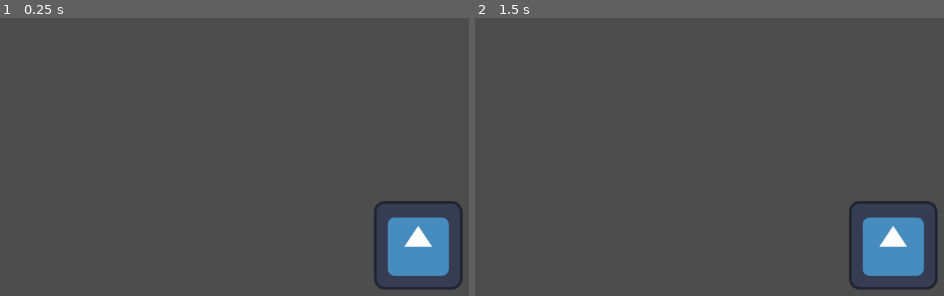
Above: before the commit, frames 1-2 (left to right).
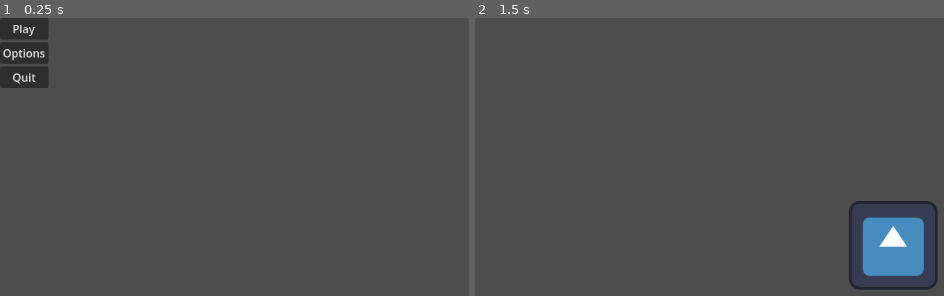
Above: after the commit, the same moments.

Repository: MrCenji/godotproject
Game: Godot game, scene res://mainmenu.tscn
Two runs of this game, one before a commit and one after it. Both use one fixed random seed, a clock stepped at 60 frames per second and the inputs below. Before the commit the project starts from res://node_2d.tscn. The engine's default icon, where the game draws it, is replaced by a stand-in: a white triangle on a blue panel in a dark square.
Inputs (mouse positions are in pixels of both pictures, inside the frame that each line leads up to):
- Up to frame 1 (0.25 s): no input
- Up to frame 2 (1.5 s): click (498, 29) at 0.5 s, where only the run after the commit has a clickable "Play"; tap Enter at 1.25 s

The runs differ from the first frame. In frame 1, 5.8% of the frame differs, in the area x 0-99%, y 0-98%; in frame 2, nothing differs.

Commit message:
Check IN

Diff:
--- a/project.godot
+++ b/project.godot
@@ -11,6 +11,6 @@
 [application]
 
 config/name="ProjectDiddy"
-run/main_scene="res://node_2d.tscn"
+run/main_scene="res://mainmenu.tscn"
 config/features=PackedStringArray("4.3", "Forward Plus")
 config/icon="res://icon.svg"
